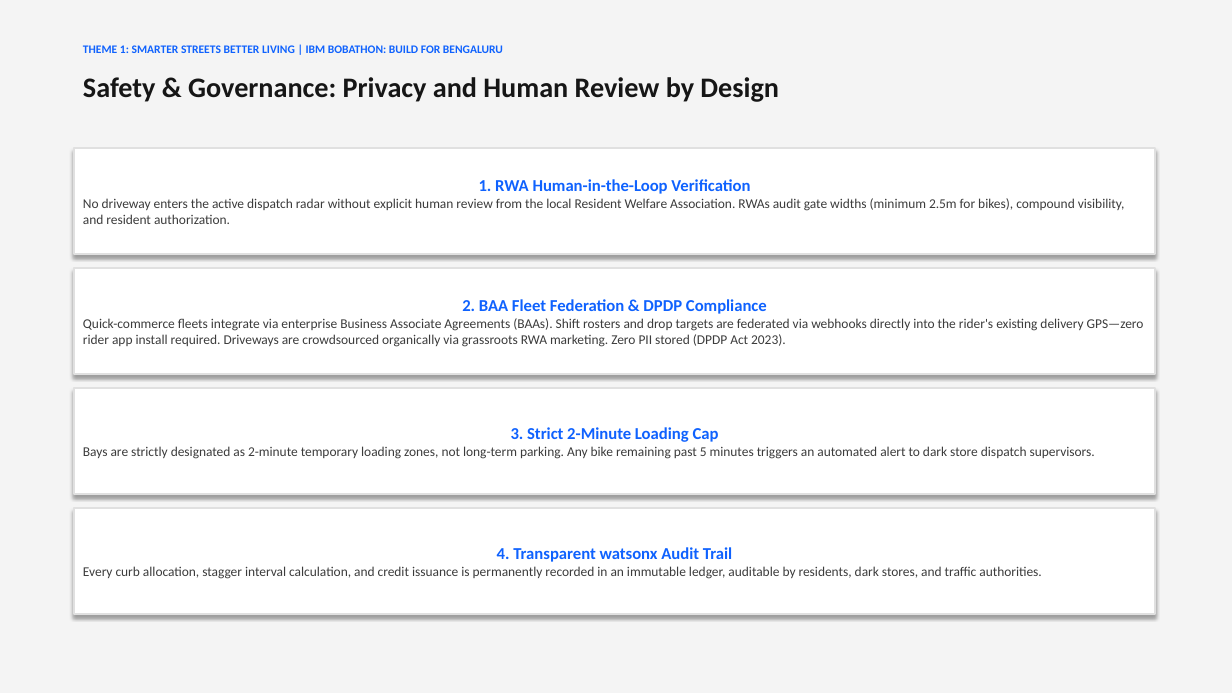
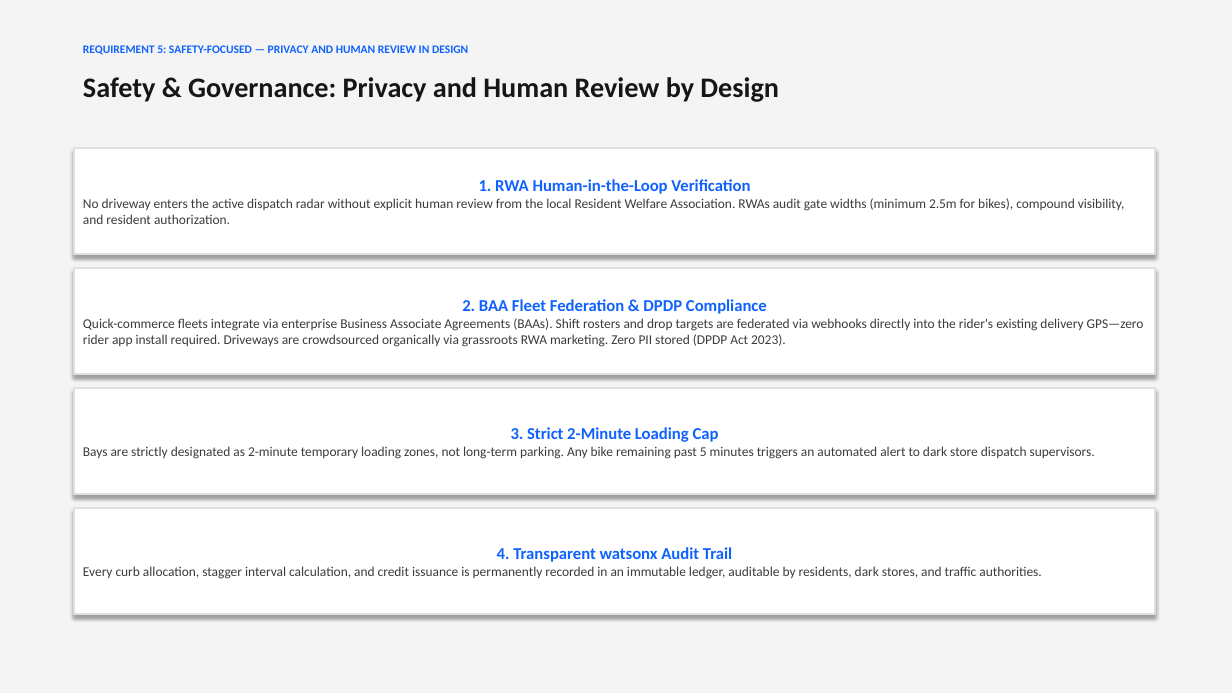
Before and after one commit to PankajKumar2804/oorushare, a slide deck: slide 8 of OoruShare_IBM_Bobathon_Theme1_Submission.pptx. Drawn at 1232x693 pixels with LibreOffice and Linux fonts; fonts in the diff are those of the drawing. Boxes give left, top, right and bottom in pixels: in the first picture for what was removed or moved away, otherwise in the second. Text is boxed around its words. In the diff, an @@ line names an element or a change of style, - is before the commit and + after.

Commit message:
feat(submission): synchronize presentation deck and dossier with exact Participation Requirements and home page UI

```diff
--- a/OoruShare_IBM_Bobathon_Theme1_Submission.pptx
+++ b/OoruShare_IBM_Bobathon_Theme1_Submission.pptx
@@ text at <box>83,45,468,55</box>: text changed @@
-THEME 1: SMARTER STREETS BETTER LIVING | IBM BOBATHON: BUILD FOR BENGALURU
+REQUIREMENT 5: SAFETY-FOCUSED — PRIVACY AND HUMAN REVIEW IN DESIGN
```
Also in this commit, not shown: 5 other slides changed, 3 other files.
